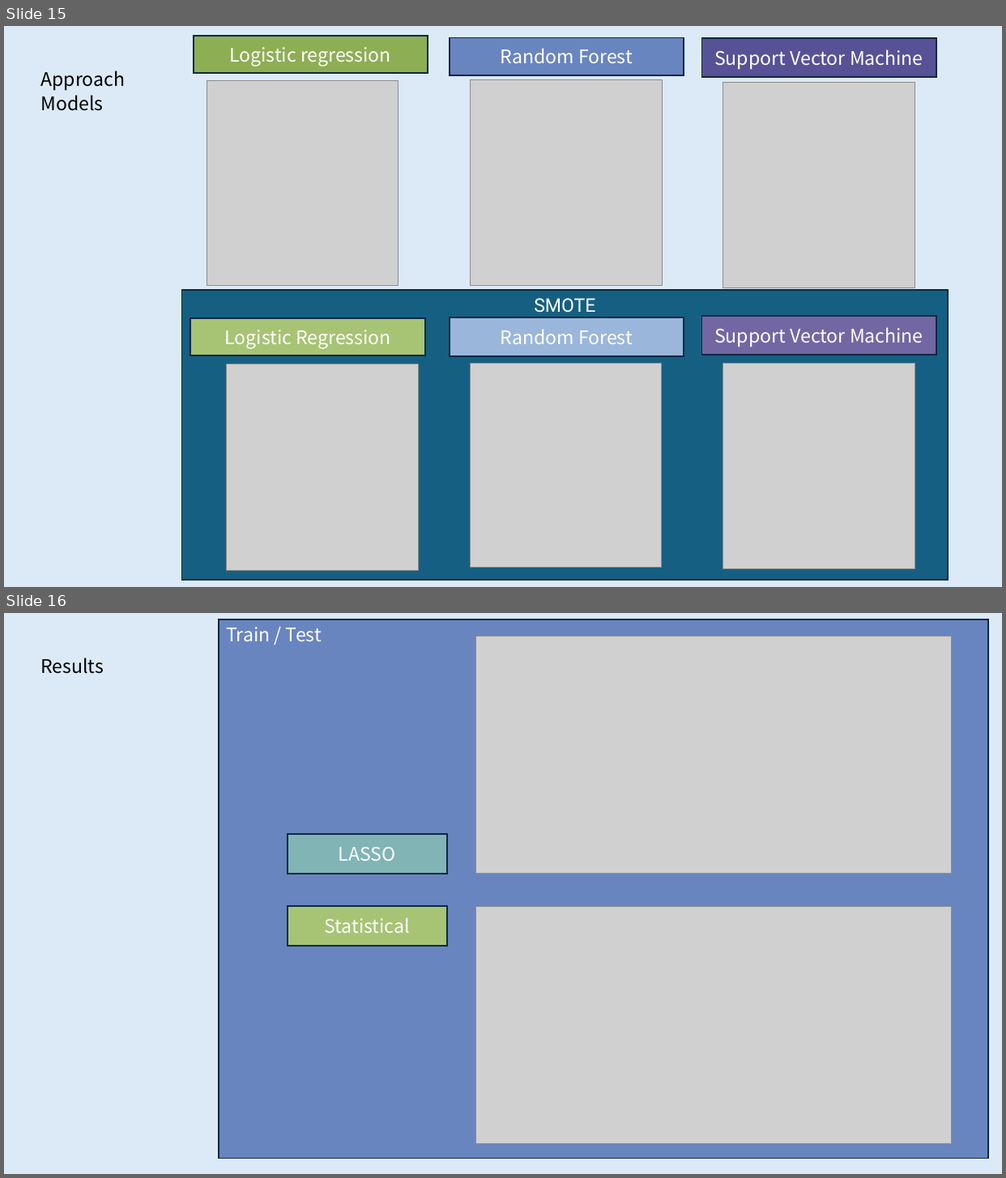
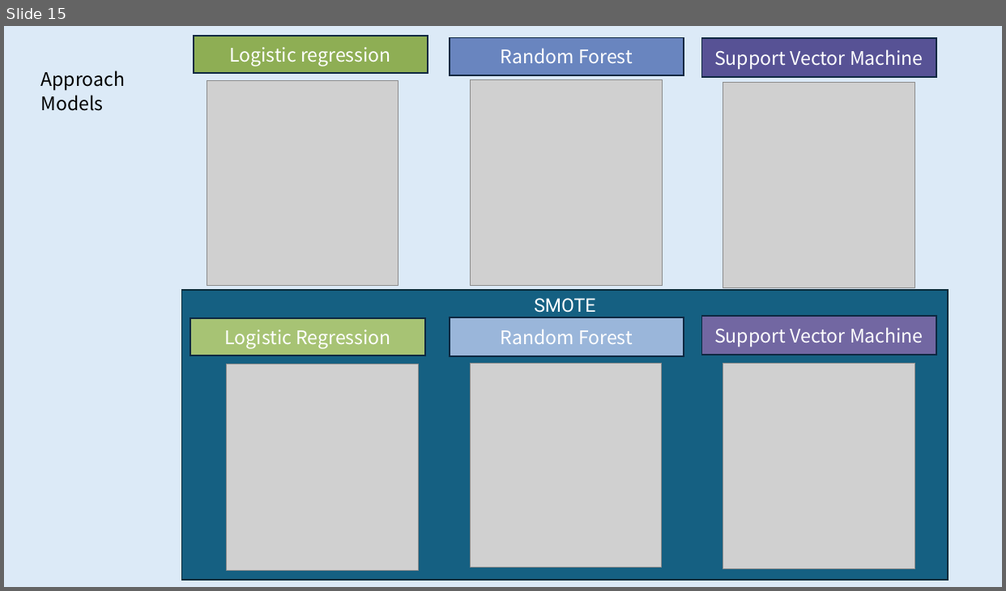
Before and after one commit to rhlt/tnbc, a slide deck: CapstoneProject_FinalPresentation.pptx. Shown one above the other, each under a label of ours: slides 15 and 16 before the commit, slide 15 after it. The pictures are 1006x1178 and 1006x591 pixels, drawn with LibreOffice and Linux fonts; fonts in the diff are those of the drawing; grey boxes stand for pictures. Boxes give left, top, right and bottom in pixels: in the first picture for what was removed or moved away, otherwise in the second. Text is boxed around its words. In the diff, an @@ line names an element or a change of style, - is before the commit and + after.

```diff
--- a/CapstoneProject_FinalPresentation.pptx
+++ b/CapstoneProject_FinalPresentation.pptx
@@ slide 16 removed at (4, 613, 1002, 1174), background #DCEAF7 @@
@@ rectangle removed at (219, 619, 989, 1159) @@
-Train / Test
@@ picture removed at (476, 636, 952, 875) @@
@@ text removed at (40, 658, 104, 674) @@
-Results
@@ rectangle removed at (288, 835, 447, 874) @@
-LASSO
@@ rectangle removed at (288, 906, 447, 945) @@
-Statistical
@@ picture removed at (476, 906, 952, 1144) @@
```
Also in this commit, not shown: 1 slide changed.
